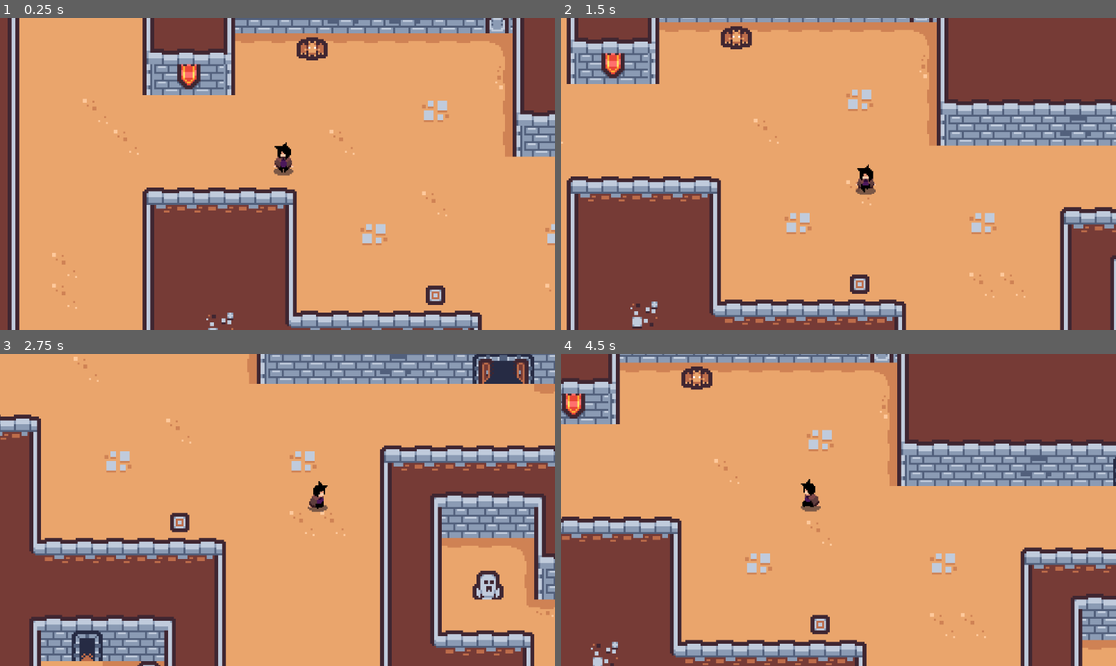
Above: before the commit, frames 1-4 (two rows, left to right).
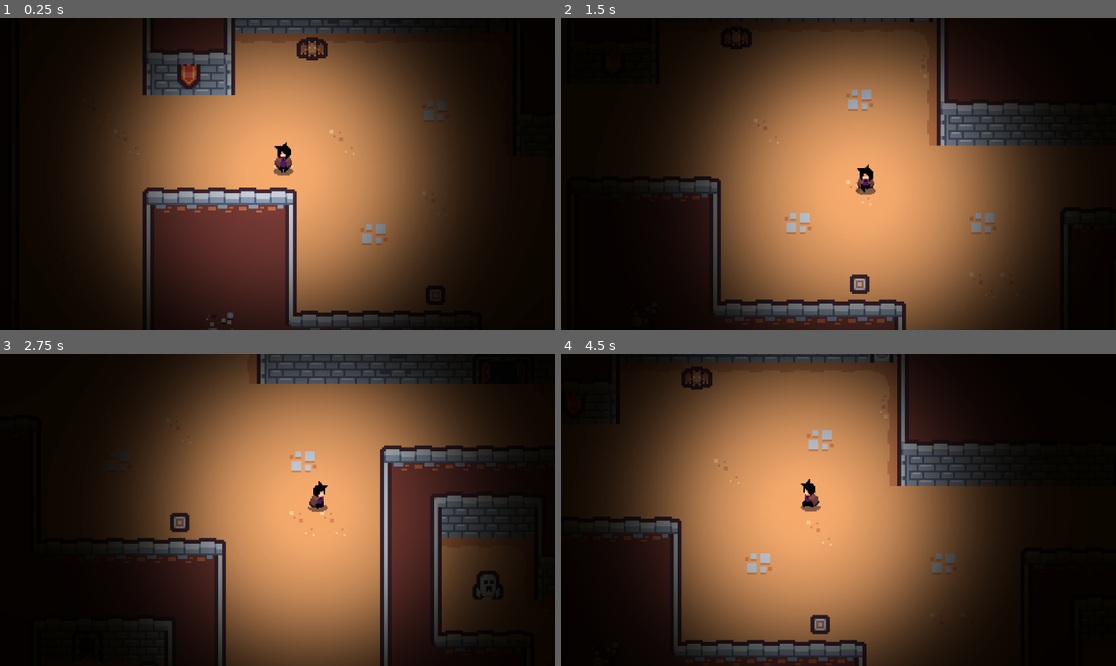
Above: after the commit, the same moments.

Repository: scriptkid23/castle-in-the-sky
Game: Godot game, scene res://scenes/game.tscn
The game is run twice, just before and just after one commit, with the same random seed, the same clock (stepped at 60 frames per second) and the same inputs.
Inputs:
- Up to frame 1 (0.25 s): no input
- Up to frame 2 (1.5 s): tap Enter at 0.5 s; hold Right (ui_right) 0.53-1.28 s; hold Down (ui_down) from 1.28 s (still down)
- Up to frame 3 (2.75 s): release Down (ui_down) at 2.03 s; hold Right (ui_right) from 2.03 s (still down)
- Up to frame 4 (4.5 s): release Right (ui_right) at 2.78 s; hold Up (ui_up) 2.78-3.53 s; hold Left (ui_left) from 3.53 s (still down)

The runs differ from the first frame. In frame 1, 89% of the frame differs, in the area x 0-100%, y 0-100%; in frame 2, 90%; in frame 3, 89%; in frame 4, 90%.

Commit message:
feat: create light

Diff:
--- a/scenes/character.tscn
+++ b/scenes/character.tscn
@@ -10,6 +10,7 @@
 [ext_resource type="Texture2D" uid="uid://di3g48wgffg7e" path="res://assets/package/spr_player_right_walk.png" id="7_rkcvv"]
 [ext_resource type="Texture2D" uid="uid://4j6wx2e2h2sn" path="res://assets/package/spr_player_right_idle.png" id="8_6is0e"]
 [ext_resource type="PackedScene" uid="uid://b3p5u1otpl87g" path="res://scenes/walking.tscn" id="10_cakbr"]
+[ext_resource type="Texture2D" uid="uid://ldskhj8mic5v" path="res://assets/package/light.png" id="11_x8kkn"]
 
 [sub_resource type="Animation" id="Animation_b7k8o"]
 length = 0.001
@@ -524,3 +525,8 @@
 position_smoothing_enabled = true
 
 [node name="AudioStreamPlayer2D" parent="." instance=ExtResource("10_cakbr")]
+
+[node name="Node2D" type="Node2D" parent="."]
+
+[node name="PointLight2D" type="PointLight2D" parent="Node2D"]
+texture = ExtResource("11_x8kkn")
--- a/scenes/game.tscn
+++ b/scenes/game.tscn
@@ -49,3 +49,6 @@
 theme_override_constants/shadow_outline_size = 0
 theme_override_fonts/font = ExtResource("7_y3d3m")
 text = "ANH IU ELM    "
+
+[node name="CanvasModulate" type="CanvasModulate" parent="."]
+color = Color(0.0449992, 0.0272528, 0.00268721, 1)
--- a/scripts/Soundman.gd
+++ b/scripts/Soundman.gd
@@ -1,4 +1,8 @@
 extends  Area2D
+
+signal soundman_changed(new_state)
+
+
 
 @onready var hello_anim = $HelloAnim
 
Binary file added: assets/package/light.png
Not shown, added: assets/package/light.png.import
Not shown: 1 places in scenes/character.tscn that only renumber resources
